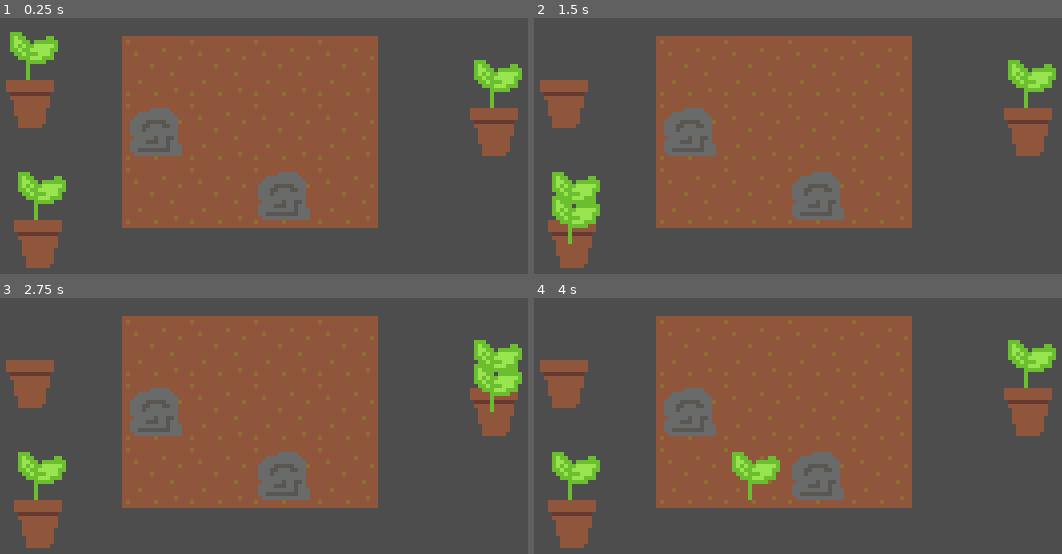
Above: before the commit, frames 1-4 (two rows, left to right).
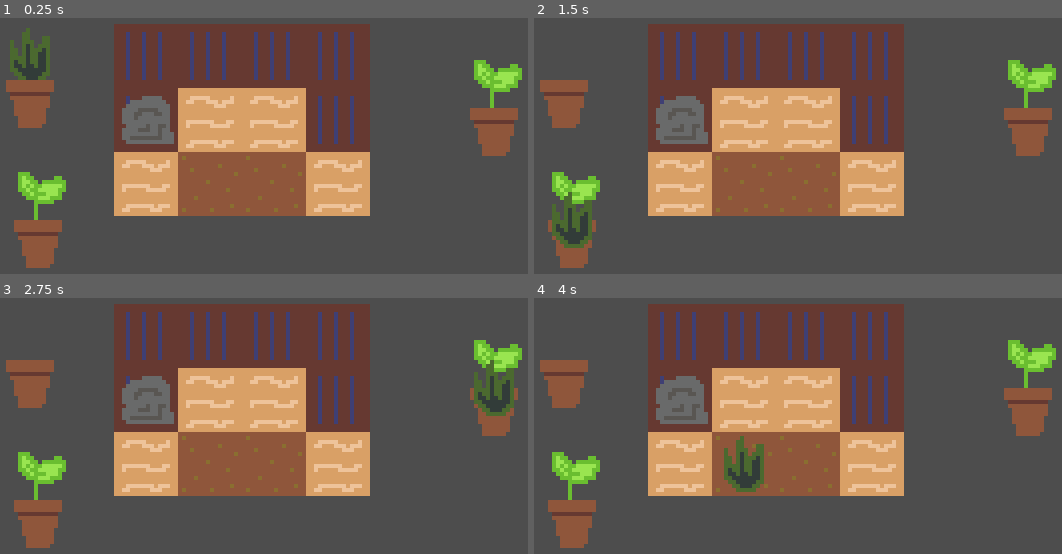
Above: after the commit, the same moments.

Repository: chybby/ldjam54
Game: Godot game, scene res://main/main.tscn
Two runs of this game, one before a commit and one after it. Both use one fixed random seed, a clock stepped at 60 frames per second and the inputs below.
Inputs (mouse positions are in pixels of both pictures, inside the frame that each line leads up to):
- Up to frame 1 (0.25 s): no input
- Up to frame 2 (1.5 s): tap Enter at 0.5 s; move the mouse to (565, 79) at 0.52 s; press the mouse at (565, 79) at 0.53 s; tap Space at 1.25 s; move the mouse to (570, 220) at 1.27 s; release the mouse at (570, 220) at 1.28 s; click (570, 220) at 1.35 s
- Up to frame 3 (2.75 s): tap Enter at 2 s; move the mouse to (496, 387) at 2.02 s; press the mouse at (496, 387) at 2.03 s
- Up to frame 4 (4 s): tap Space at 2.75 s; move the mouse to (745, 492) at 2.77 s; release the mouse at (745, 492) at 2.78 s; click (745, 492) at 2.85 s; tap Enter at 3.5 s; move the mouse to (966, 474) at 3.52 s; press the mouse at (966, 474) at 3.53 s

The runs differ from the first frame. In frame 1, 36% of the frame differs, in the area x 1-72%, y 2-83%; in frame 2, 36%, in the area x 3-72%, y 2-90%; in frame 3, 36%; in frame 4, 36%.

Commit message:
Refactor so there's a scene per level, implement some basic plants and level complete checking.

Diff:
--- a/main/main.tscn
+++ b/main/main.tscn
@@ -1,25 +1,12 @@
-[gd_scene load_steps=5 format=3 uid="uid://bs0khu62hwapc"]
+[gd_scene load_steps=3 format=3 uid="uid://bs0khu62hwapc"]
 
+[ext_resource type="PackedScene" uid="uid://d0txdy4ut16pl" path="res://scenes/levels/level_1.tscn" id="1_csud4"]
 [ext_resource type="PackedScene" uid="uid://ipjyx5wek6wr" path="res://scenes/manager/held_item_manager/held_item_manager.tscn" id="1_dn0dj"]
-[ext_resource type="PackedScene" uid="uid://ci7texwi4caqu" path="res://scenes/terrarium/terrarium.tscn" id="1_lf3m0"]
-[ext_resource type="PackedScene" uid="uid://v0x1tjw0opc2" path="res://scenes/plant_pot/plant_pot.tscn" id="2_r7v18"]
-[ext_resource type="PackedScene" uid="uid://dkdph87cxa2cy" path="res://scenes/plant/sprig_plant.tscn" id="4_7yasm"]
 
 [node name="Main" type="Node"]
 
-[node name="Terrarium" parent="." instance=ExtResource("1_lf3m0")]
-position = Vector2(50, 19)
+[node name="Level" type="Node2D" parent="."]
 
-[node name="PlantPot" parent="." instance=ExtResource("2_r7v18")]
-position = Vector2(27, 30)
-plant_scene = ExtResource("4_7yasm")
-
-[node name="PlantPot2" parent="." instance=ExtResource("2_r7v18")]
-position = Vector2(29, 65)
-plant_scene = ExtResource("4_7yasm")
-
-[node name="PlantPot3" parent="." instance=ExtResource("2_r7v18")]
-position = Vector2(143, 37)
-plant_scene = ExtResource("4_7yasm")
+[node name="Level1" parent="Level" instance=ExtResource("1_csud4")]
 
 [node name="HeldItemManager" parent="." instance=ExtResource("1_dn0dj")]
--- a/project.godot
+++ b/project.godot
@@ -20,8 +20,8 @@
 
 window/size/viewport_width=160
 window/size/viewport_height=90
-window/size/window_width_override=1920
-window/size/window_height_override=1080
+window/size/window_width_override=960
+window/size/window_height_override=540
 window/stretch/mode="viewport"
 
 [gui]
--- /dev/null
+++ b/resources/tile_set.tres
@@ -0,0 +1,32 @@
+[gd_resource type="TileSet" load_steps=3 format=3 uid="uid://xcqu28ctvhk2"]
+
+[ext_resource type="Texture2D" uid="uid://8eecr57sb6kt" path="res://spritesheet.png" id="1_kqcja"]
+
+[sub_resource type="TileSetAtlasSource" id="TileSetAtlasSource_d1ap5"]
+texture = ExtResource("1_kqcja")
+0:0/0 = 0
+0:0/0/custom_data_1 = -1
+1:0/0 = 0
+1:0/0/custom_data_0 = 1
+1:0/0/custom_data_1 = -1
+2:0/0 = 0
+2:0/0/custom_data_0 = 2
+2:0/0/custom_data_1 = -1
+0:1/0 = 0
+0:1/0/custom_data_0 = -1
+0:1/0/custom_data_1 = -1
+1:1/0 = 0
+1:1/0/custom_data_0 = -1
+1:1/0/custom_data_1 = -1
+2:1/0 = 0
+2:1/0/custom_data_0 = -1
+2:1/0/custom_data_1 = -1
+3:0/0 = 0
+3:0/0/custom_data_0 = -1
+
+[resource]
+custom_data_layer_0/name = "soil_id"
+custom_data_layer_0/type = 2
+custom_data_layer_1/name = "obstacle_id"
+custom_data_layer_1/type = 2
+sources/0 = SubResource("TileSetAtlasSource_d1ap5")
--- /dev/null
+++ b/scenes/levels/level.gd
@@ -0,0 +1,28 @@
+extends Node2D
+
+@export var tile_map: TerrariumTileMap
+@export var plant_pots: Array[PlantPot]
+
+
+func _ready() -> void:
+    tile_map.state_changed.connect(on_tile_map_state_changed)
+
+
+func is_level_complete() -> bool:
+    var held_item_manager = get_tree().get_first_node_in_group("held_item_manager")
+    if held_item_manager == null:
+        return false
+
+    if not held_item_manager.is_empty():
+        return false
+
+    for plant_pot in plant_pots:
+        if not plant_pot.is_empty():
+            return false
+
+    return tile_map.are_all_plants_satisfied()
+
+
+func on_tile_map_state_changed() -> void:
+    if is_level_complete():
+        print("level complete!")
--- /dev/null
+++ b/scenes/levels/level_1.tscn
@@ -0,0 +1,27 @@
+[gd_scene load_steps=6 format=3 uid="uid://d0txdy4ut16pl"]
+
+[ext_resource type="Script" path="res://scenes/levels/level.gd" id="1_sxcnt"]
+[ext_resource type="PackedScene" uid="uid://ctypbkurq2og" path="res://scenes/terrarium_tile_map/terrarium_tile_map.tscn" id="2_4eoin"]
+[ext_resource type="PackedScene" uid="uid://v0x1tjw0opc2" path="res://scenes/plant_pot/plant_pot.tscn" id="2_huanr"]
+[ext_resource type="PackedScene" uid="uid://cvmbvjlxbfrav" path="res://scenes/plant/sprig_plant/sprig_plant.tscn" id="4_0f546"]
+[ext_resource type="PackedScene" uid="uid://cvsowww6en4xj" path="res://scenes/plant/fern_plant/fern_plant.tscn" id="5_wcjsa"]
+
+[node name="Level1" type="Node2D" node_paths=PackedStringArray("tile_map", "plant_pots")]
+script = ExtResource("1_sxcnt")
+tile_map = NodePath("TerrariumTileMap")
+plant_pots = [NodePath("PlantPot"), NodePath("PlantPot2"), NodePath("PlantPot3")]
+
+[node name="TerrariumTileMap" parent="." instance=ExtResource("2_4eoin")]
+layer_1/tile_data = PackedInt32Array(131075, 196608, 0)
+
+[node name="PlantPot" parent="." instance=ExtResource("2_huanr")]
+position = Vector2(27, 30)
+initial_plant_scene = ExtResource("5_wcjsa")
+
+[node name="PlantPot2" parent="." instance=ExtResource("2_huanr")]
+position = Vector2(29, 65)
+initial_plant_scene = ExtResource("4_0f546")
+
+[node name="PlantPot3" parent="." instance=ExtResource("2_huanr")]
+position = Vector2(143, 37)
+initial_plant_scene = ExtResource("4_0f546")
--- a/scenes/manager/held_item_manager/held_item_manager.gd
+++ b/scenes/manager/held_item_manager/held_item_manager.gd
@@ -7,6 +7,10 @@
     if event is InputEventMouseMotion:
         if held_item != null:
             held_item.global_position = event.position
+
+
+func is_empty() -> bool:
+    return held_item == null
 
 
 func hold_item(item: Node2D) -> void:
--- /dev/null
+++ b/scenes/plant/fern_plant/fern_plant.gd
@@ -0,0 +1,14 @@
+extends Node2D
+
+var is_satisfied := false
+
+
+func check_satisfied(plant_position: Vector2i, tile_map: TerrariumTileMap) -> bool:
+    # For now, fern plant is satisfied if next to a rock.
+    for coord in tile_map.get_surrounding_coords(plant_position):
+        if tile_map.get_obstacle(coord) == tile_map.OBSTACLE_ROCK:
+            is_satisfied = true
+            return true
+
+    is_satisfied = false
+    return false
--- /dev/null
+++ b/scenes/plant/fern_plant/fern_plant.tscn
@@ -0,0 +1,14 @@
+[gd_scene load_steps=4 format=3 uid="uid://cvsowww6en4xj"]
+
+[ext_resource type="Script" path="res://scenes/plant/fern_plant/fern_plant.gd" id="1_rotys"]
+[ext_resource type="Texture2D" uid="uid://8eecr57sb6kt" path="res://spritesheet.png" id="2_6bnde"]
+
+[sub_resource type="AtlasTexture" id="AtlasTexture_520x6"]
+atlas = ExtResource("2_6bnde")
+region = Rect2(16, 16, 16, 16)
+
+[node name="FernPlant" type="Node2D"]
+script = ExtResource("1_rotys")
+
+[node name="Sprite" type="Sprite2D" parent="."]
+texture = SubResource("AtlasTexture_520x6")
--- a/scenes/plant/sprig_plant.gd
+++ /dev/null
@@ -1 +0,0 @@
-extends Node2D
--- a/scenes/plant/sprig_plant.tscn
+++ /dev/null
@@ -1,14 +0,0 @@
-[gd_scene load_steps=4 format=3 uid="uid://dkdph87cxa2cy"]
-
-[ext_resource type="Script" path="res://scenes/plant/sprig_plant.gd" id="1_8gvh2"]
-[ext_resource type="Texture2D" uid="uid://8eecr57sb6kt" path="res://spritesheet.png" id="2_chuwr"]
-
-[sub_resource type="AtlasTexture" id="AtlasTexture_520x6"]
-atlas = ExtResource("2_chuwr")
-region = Rect2(0, 16, 16, 16)
-
-[node name="SprigPlant" type="Node2D"]
-script = ExtResource("1_8gvh2")
-
-[node name="Sprite" type="Sprite2D" parent="."]
-texture = SubResource("AtlasTexture_520x6")
--- /dev/null
+++ b/scenes/plant/sprig_plant/sprig_plant.gd
@@ -0,0 +1,14 @@
+extends Node2D
+
+var is_satisfied := false
+
+
+func check_satisfied(plant_position: Vector2i, tile_map: TerrariumTileMap) -> bool:
+    # For example, sprig is satisfied if it's at the edge of the terrarium.
+    for coord in tile_map.get_surrounding_coords(plant_position):
+        if tile_map.get_soil(coord) == null:
+            is_satisfied = true
+            return true
+
+    is_satisfied = false
+    return false
--- /dev/null
+++ b/scenes/plant/sprig_plant/sprig_plant.tscn
@@ -0,0 +1,14 @@
+[gd_scene load_steps=4 format=3 uid="uid://cvmbvjlxbfrav"]
+
+[ext_resource type="Script" path="res://scenes/plant/sprig_plant/sprig_plant.gd" id="1_1ukpb"]
+[ext_resource type="Texture2D" uid="uid://8eecr57sb6kt" path="res://spritesheet.png" id="2_rh1ha"]
+
+[sub_resource type="AtlasTexture" id="AtlasTexture_520x6"]
+atlas = ExtResource("2_rh1ha")
+region = Rect2(0, 16, 16, 16)
+
+[node name="SprigPlant" type="Node2D"]
+script = ExtResource("1_1ukpb")
+
+[node name="Sprite" type="Sprite2D" parent="."]
+texture = SubResource("AtlasTexture_520x6")
--- a/scenes/plant_pot/plant_pot.gd
+++ b/scenes/plant_pot/plant_pot.gd
@@ -1,9 +1,11 @@
+@tool
 extends Node2D
+class_name PlantPot
 
-@export var plant_scene: PackedScene
+@export var initial_plant_scene: PackedScene
 
 @onready var area_2d: Area2D = %Area2D
-@onready var plant_position: Marker2D = %PlantPosition
+@onready var plant_position: Node2D = %PlantPosition
 
 var mouse_over := false
 var plant: Node2D
@@ -13,9 +15,18 @@
     area_2d.mouse_entered.connect(on_mouse_entered.bind(true))
     area_2d.mouse_exited.connect(on_mouse_entered.bind(false))
 
-    plant = plant_scene.instantiate()
-    add_child(plant)
-    plant.position = plant_position.position
+    if initial_plant_scene != null:
+        plant = initial_plant_scene.instantiate()
+        add_plant(plant)
+
+
+func is_empty() -> bool:
+    return plant == null
+
+
+func add_plant(plant: Node2D) -> void:
+    plant_position.add_child(plant)
+    plant.position = Vector2.ZERO
 
 
 func handle_click() -> void:
@@ -23,13 +34,13 @@
     if held_item_manager == null:
         return
 
+    # TODO: swap held and clicked plants?
     if held_item_manager.held_item == null and plant != null:
         held_item_manager.hold_item(plant)
         plant = null
     elif held_item_manager.held_item != null and plant == null:
         plant = held_item_manager.release_item()
-        add_child(plant)
-        plant.position = plant_position.position
+        add_plant(plant)
 
 
 func _input(event: InputEvent) -> void:
--- a/scenes/plant_pot/plant_pot.tscn
+++ b/scenes/plant_pot/plant_pot.tscn
@@ -13,7 +13,7 @@
 [node name="PlantPot" type="Node2D"]
 script = ExtResource("1_4jexd")
 
-[node name="PlantPosition" type="Marker2D" parent="."]
+[node name="PlantPosition" type="Node2D" parent="."]
 unique_name_in_owner = true
 position = Vector2(0, -6)
 
--- a/scenes/terrarium/terrarium.gd
+++ /dev/null
@@ -1,77 +0,0 @@
-extends Node2D
-
-const SOIL_LAYER = 0
-const OBSTACLE_LAYER = 1
-
-@export var size := Vector2i(4, 3)
-
-@onready var tile_map: TileMap = %TileMap
-
-# Nested Array of Node2D.
-var plants: Array
-
-
-func _ready() -> void:
-    plants = []
-    for x in size.x:
-        var column = []
-        for y in size.y:
-            column.append(null)
-        plants.append(column)
-
-    print(plants)
-
-
-func get_clicked_cell_coords(position: Vector2):
-    var coords = tile_map.local_to_map(tile_map.to_local(position))
-    if tile_map.get_cell_tile_data(SOIL_LAYER, coords) == null:
-        return null
-    return coords
-
-
-func get_plant_at_coords(coords: Vector2i):
-    if plants == null:
-        return null
-
-    return plants[coords.x][coords.y]
-
-
-func get_soil_at_coords(coords: Vector2i):
-    var tile_data = tile_map.get_cell_tile_data(SOIL_LAYER, coords)
-    if tile_data == null:
-        return null
-    return tile_data.get_custom_data("soil_id")
-
-
-func get_obstacle_at_coords(coords: Vector2i):
-    var tile_data = tile_map.get_cell_tile_data(OBSTACLE_LAYER, coords)
-    if tile_data == null:
-        return null
-    return tile_data.get_custom_data("obstacle_id")
-
-
-func handle_click(coords: Vector2i) -> void:
-    var held_item_manager = get_tree().get_first_node_in_group("held_item_manager")
-    if held_item_manager == null:
-        return
-
-    print("Soil at click is %s" % get_soil_at_coords(coords))
-    print("Obstacle at click is %s" % get_obstacle_at_coords(coords))
-    print("Plant at click is %s" % get_plant_at_coords(coords))
-
-    if held_item_manager.held_item == null && get_plant_at_coords(coords) != null:
-        var plant = plants[coords.x][coords.y] as Node2D
-        held_item_manager.hold_item(plant)
-        plants[coords.x][coords.y] = null
-    elif held_item_manager.held_item != null && get_plant_at_coords(coords) == null && get_obstacle_at_coords(coords) == null:
-        var plant = held_item_manager.release_item()
-        plants[coords.x][coords.y] = plant
-        add_child(plant)
-        plant.position = tile_map.map_to_local(coords)
-
-
-func _input(event: InputEvent) -> void:
-    if event.is_action_pressed("click"):
-        var coords = get_clicked_cell_coords(event.position)
-        if coords != null:
-            handle_click(coords)
--- a/scenes/terrarium/terrarium.tscn
+++ /dev/null
@@ -1,58 +0,0 @@
-[gd_scene load_steps=5 format=3 uid="uid://ci7texwi4caqu"]
-
-[ext_resource type="Script" path="res://scenes/terrarium/terrarium.gd" id="1_juc1x"]
-[ext_resource type="Texture2D" uid="uid://8eecr57sb6kt" path="res://spritesheet.png" id="1_od8vw"]
-
-[sub_resource type="TileSetAtlasSource" id="TileSetAtlasSource_d1ap5"]
-texture = ExtResource("1_od8vw")
-0:0/0 = 0
-0:0/0/custom_data_1 = -1
-1:0/0 = 0
-1:0/0/custom_data_0 = 1
-1:0/0/custom_data_1 = -1
-2:0/0 = 0
-2:0/0/custom_data_0 = 2
-2:0/0/custom_data_1 = -1
-0:1/0 = 0
-0:1/0/custom_data_0 = -1
-0:1/0/custom_data_1 = -1
-1:1/0 = 0
-1:1/0/custom_data_0 = -1
-1:1/0/custom_data_1 = -1
-2:1/0 = 0
-2:1/0/custom_data_0 = -1
-2:1/0/custom_data_1 = -1
-3:0/0 = 0
-3:0/0/custom_data_0 = -1
-
-[sub_resource type="TileSet" id="TileSet_03bf7"]
-custom_data_layer_0/name = "soil_id"
-custom_data_layer_0/type = 2
-custom_data_layer_1/name = "obstacle_id"
-custom_data_layer_1/type = 2
-sources/0 = SubResource("TileSetAtlasSource_d1ap5")
-
-[node name="Terrarium" type="Node2D"]
-script = ExtResource("1_juc1x")
-
-[node name="TileMap" type="TileMap" parent="."]
-unique_name_in_owner = true
-texture_filter = 1
-tile_set = SubResource("TileSet_03bf7")
-format = 2
-layer_0/name = "Soil"
-layer_0/tile_data = PackedInt32Array(65539, 65536, 0, 131075, 65536, 0, 0, 65536, 0, 65536, 65536, 0, 131072, 65536, 0, 1, 65536, 0, 65537, 65536, 0, 131073, 65536, 0, 2, 65536, 0, 65538, 65536, 0, 131074, 65536, 0, 3, 65536, 0)
-layer_1/name = "Obstacles"
-layer_1/enabled = true
-layer_1/modulate = Color(1, 1, 1, 1)
-layer_1/y_sort_enabled = false
-layer_1/y_sort_origin = 0
-layer_1/z_index = 0
-layer_1/tile_data = PackedInt32Array(131074, 196608, 0, 65536, 196608, 0)
-layer_2/name = "Plants"
-layer_2/enabled = true
-layer_2/modulate = Color(1, 1, 1, 1)
-layer_2/y_sort_enabled = false
-layer_2/y_sort_origin = 0
-layer_2/z_index = 0
-layer_2/tile_data = PackedInt32Array()
--- /dev/null
+++ b/scenes/terrarium_tile_map/terrarium_tile_map.gd
@@ -0,0 +1,135 @@
+extends TileMap
+class_name TerrariumTileMap
+
+signal state_changed
+
+const SOIL_LAYER = 0
+const SOIL_SAND = 0
+const SOIL_NORMAL = 1
+const SOIL_WET = 2
+
+const OBSTACLE_LAYER = 1
+const OBSTACLE_ROCK = 0
+
+# Nested Array of Node2D.
+var plants: Array
+
+
+func _ready() -> void:
+    # This is the size of every used tile of the tilemap.
+    # Not every tile is necessarily soil.
+    var size = calculate_size()
+    print("Calculated size: %s" % size)
+
+    plants = []
+    for x in size.x:
+        var column = []
+        for y in size.y:
+            column.append(null)
+        plants.append(column)
+
+
+func calculate_size() -> Vector2i:
+    return get_used_rect().end
+
+
+func get_clicked_cell_coords(click_position: Vector2):
+    var coords = local_to_map(to_local(click_position))
+    if get_cell_tile_data(SOIL_LAYER, coords) == null:
+        return null
+    return coords
+
+
+func get_plant(coords: Vector2i):
+    if plants == null:
+        return null
+
+    return plants[coords.x][coords.y]
+
+
+func get_soil(coords: Vector2i):
+    var tile_data = get_cell_tile_data(SOIL_LAYER, coords)
+    if tile_data == null:
+        return null
+    return tile_data.get_custom_data("soil_id")
+
+
+func get_obstacle(coords: Vector2i):
+    var tile_data = get_cell_tile_data(OBSTACLE_LAYER, coords)
+    if tile_data == null:
+        return null
+    return tile_data.get_custom_data("obstacle_id")
+
+
+# Need to make sure update_plants has been called before this.
+func are_all_plants_satisfied() -> bool:
+    for column in plants:
+        for plant in column:
+            if plant != null:
+                if not plant.is_satisfied:
+                    return false
+
+    return true
+
+
+func update_plants() -> void:
+    for x in plants.size():
+        for y in plants[x].size():
+            var plant = plants[x][y]
+            if plant == null:
+                continue
+            var coords = Vector2i(x, y)
+            plant.check_satisfied(coords, self)
+            print("%s at %s satisfied? %s" % [plant, coords, plant.is_satisfied])
+
+
+func get_surrounding_coords(coord: Vector2i, include_center: bool = false) -> Array[Vector2i]:
+    var coords = [] as Array[Vector2i]
+    for x in [-1, 0, 1]:
+        for y in [-1, 0, 1]:
+            if not include_center and x == 0 and y == 0:
+                continue
+            var delta = Vector2i(x, y)
+            coords.append(coord + delta)
+
+    return coords
+
+
+func place_plant(plant: Node2D, coords: Vector2i) -> void:
+    plants[coords.x][coords.y] = plant
+    add_child(plant)
+    plant.global_position = to_global(map_to_local(coords))
+    update_plants()
+
+
+func uproot_plant(coords: Vector2i) -> Node2D:
+    var plant = plants[coords.x][coords.y] as Node2D
+    plants[coords.x][coords.y] = null
+    update_plants()
+    return plant
+
+
+func handle_click(coords: Vector2i) -> void:
+    var held_item_manager = get_tree().get_first_node_in_group("held_item_manager")
+    if held_item_manager == null:
+        return
+
+    print("Soil at %s is %s" % [coords, get_soil(coords)])
+    print("Obstacle at %s is %s" % [coords, get_obstacle(coords)])
+    print("Plant at %s is %s" % [coords, get_plant(coords)])
+
+    # TODO: swap held and clicked plants?
+    if held_item_manager.held_item == null && get_plant(coords) != null:
+        held_item_manager.hold_item(uproot_plant(coords))
+        # This needs to happen after the held_item_manager is updated.
+        state_changed.emit()
+    elif held_item_manager.held_item != null && get_plant(coords) == null && get_obstacle(coords) == null:
+        place_plant(held_item_manager.release_item(), coords)
+        state_changed.emit()
+
+
+func _input(event: InputEvent) -> void:
+    if event.is_action_pressed("click"):
+        var coords = get_clicked_cell_coords(event.position)
+        if coords != null:
+            handle_click(coords)
--- /dev/null
+++ b/scenes/terrarium_tile_map/terrarium_tile_map.tscn
@@ -0,0 +1,18 @@
+[gd_scene load_steps=3 format=3 uid="uid://ctypbkurq2og"]
+
+[ext_resource type="TileSet" uid="uid://xcqu28ctvhk2" path="res://resources/tile_set.tres" id="1_6wseo"]
+[ext_resource type="Script" path="res://scenes/terrarium_tile_map/terrarium_tile_map.gd" id="2_jg4fr"]
+
+[node name="TileMap" type="TileMap"]
+tile_set = ExtResource("1_6wseo")
+format = 2
+layer_0/name = "Soil"
+layer_0/tile_data = PackedInt32Array(65539, 131072, 0, 131075, 131072, 0, 196611, 0, 0, 65540, 131072, 0, 131076, 0, 0, 196612, 65536, 0, 65541, 131072, 0, 131077, 0, 0, 196613, 65536, 0, 65542, 131072, 0, 131078, 131072, 0, 196614, 0, 0)
+layer_1/name = "Obstacles"
+layer_1/enabled = true
+layer_1/modulate = Color(1, 1, 1, 1)
+layer_1/y_sort_enabled = false
+layer_1/y_sort_origin = 0
+layer_1/z_index = 0
+layer_1/tile_data = PackedInt32Array(131075, 196608, 0, 131078, 196608, 0)
+script = ExtResource("2_jg4fr")
